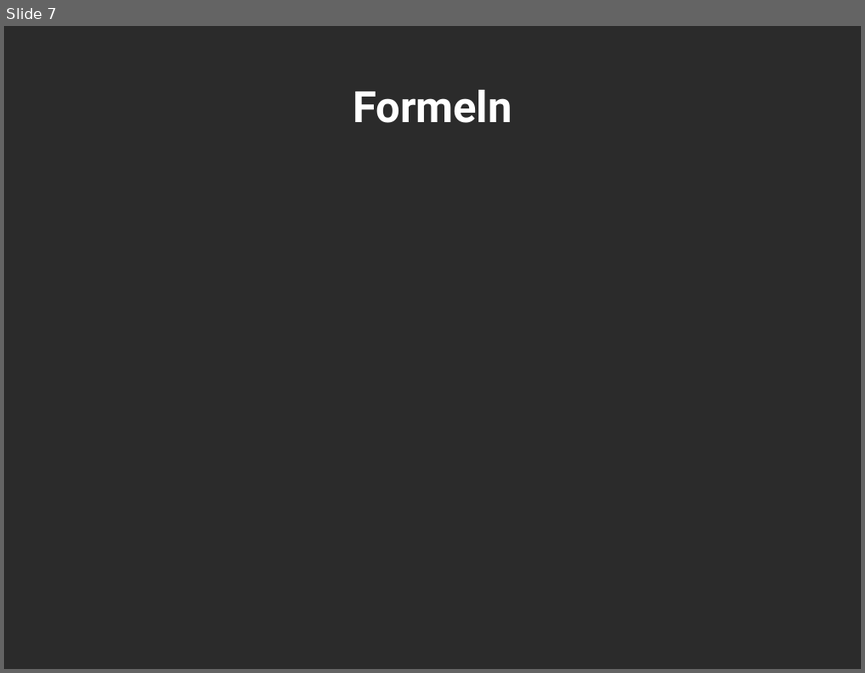
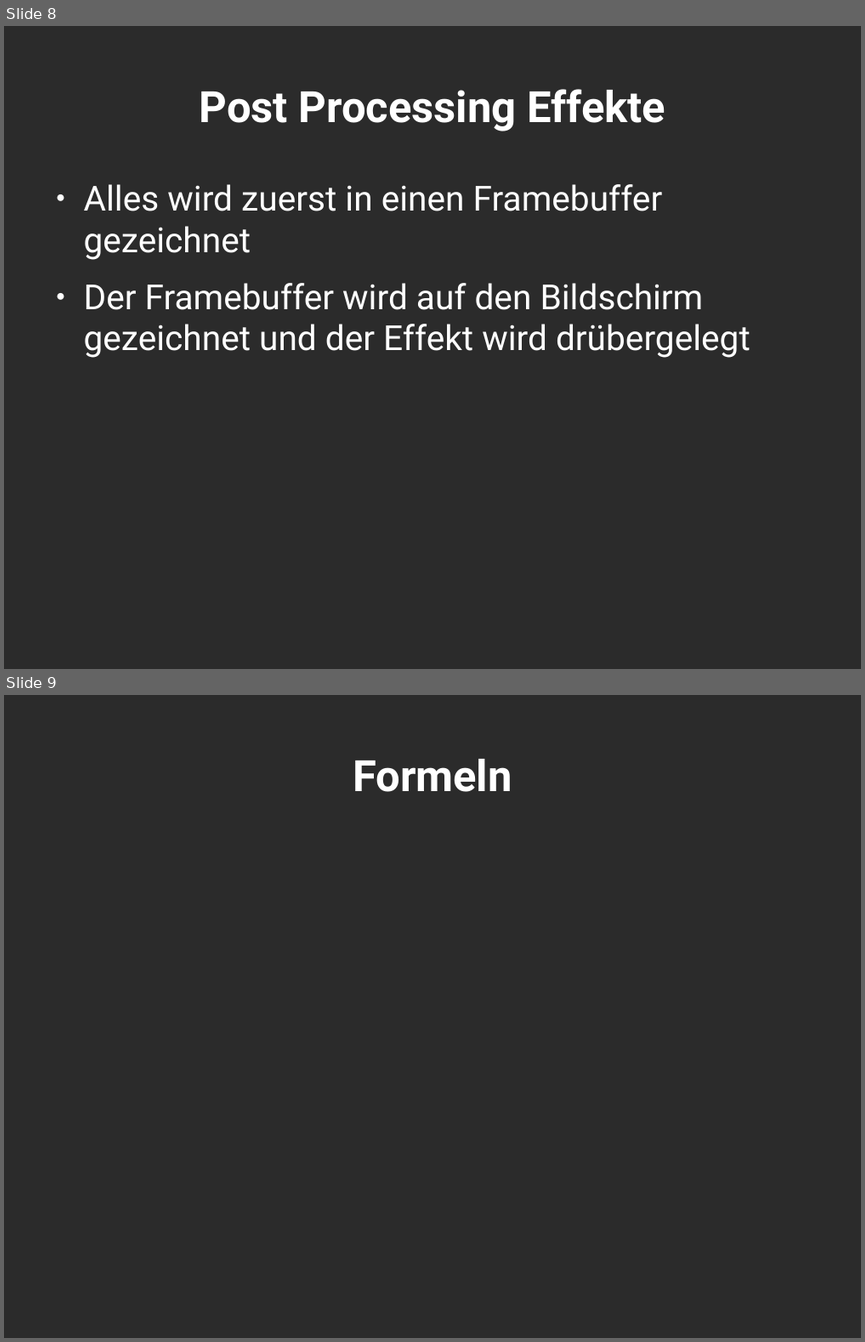
Before and after one commit to Leo1998/Kabuom, a slide deck: projektpräsentation.odp. Shown one above the other, each under a label of ours: slide 7 before the commit, slides 8 and 9 after it. The pictures are 865x673 and 865x1342 pixels, drawn with LibreOffice and Linux fonts; fonts in the diff are those of the drawing; background and template pictures are left out; a plain dark background stands for a picture behind light text. Boxes give left, top, right and bottom in pixels: in the first picture for what was removed or moved away, otherwise in the second. Text is boxed around its words. In the diff, an @@ line names an element or a change of style, - is before the commit and + after.

```diff
--- a/projektpräsentation.odp
+++ b/projektpräsentation.odp
@@ slide 8 added at box(4, 26, 861, 669), background picture (left out) @@
@@ title added at box(200, 89, 665, 131), 40 pt, text #FFFFFF, bold @@
+Post Processing Effekte
@@ text added at box(84, 184, 750, 358), 32 pt, text #FFFFFF @@
+● Alles wird zuerst in einen Framebuffer gezeichnet
+● Der Framebuffer wird auf den Bildschirm gezeichnet und der Effekt wird drübergelegt
@@ what was slide 7 is now slide 9 @@
```
Also in this commit, not shown: 2 other slides added, 1 slide removed, 1 other file.
